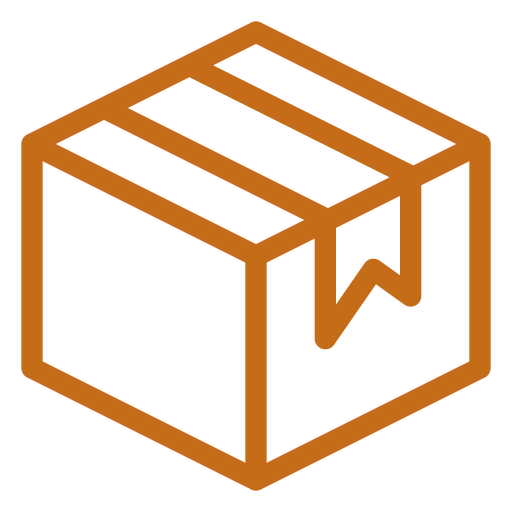
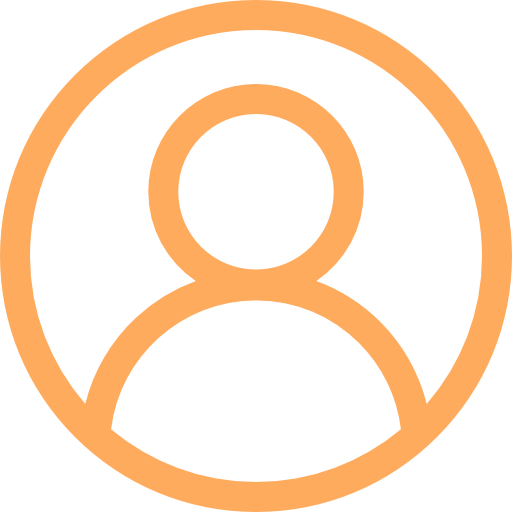
Before/after of a 512px x 512px layered artwork. What changed in the layer stack:
added layer "Account" in group "Группа 1" over left=0, top=0, right=512, bottom=512
hid "Products" over left=21, top=21, right=491, bottom=491
